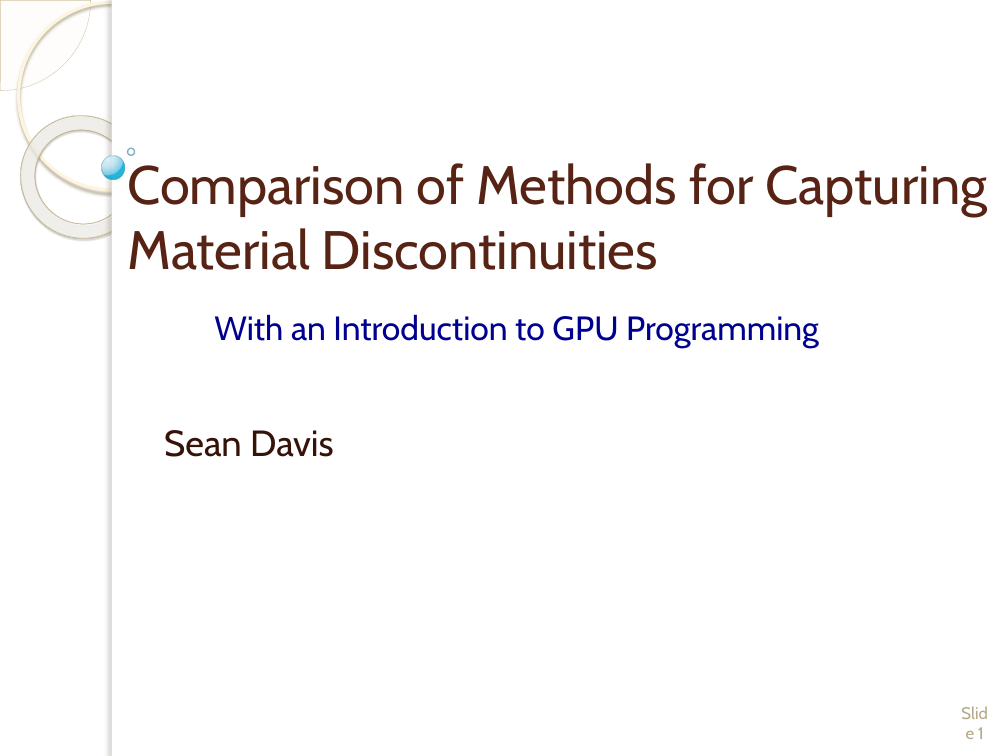
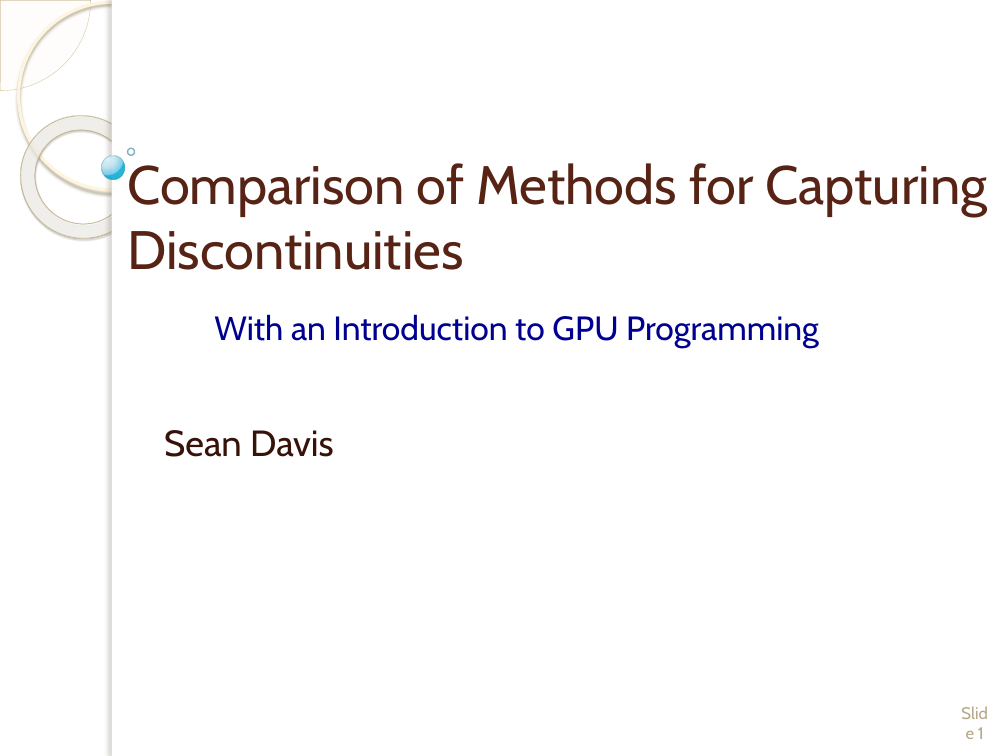
Before and after one commit to wmatern/summer_LANL, a slide deck: slide 1 of Short_Pres/Final_ShortPres_Davis.pptx. Drawn at 1008x756 pixels with LibreOffice and Linux fonts; fonts in the diff are those of the drawing; background and template pictures are left out. Boxes give left, top, right and bottom in pixels: in the first picture for what was removed or moved away, otherwise in the second. Text is boxed around its words. In the diff, an @@ line names an element or a change of style, - is before the commit and + after.

```diff
--- a/Short_Pres/Final_ShortPres_Davis.pptx
+++ b/Short_Pres/Final_ShortPres_Davis.pptx
@@ title at <box>128,163,988,270</box>: text changed @@
-Comparison of Methods for Capturing Material Discontinuities
+Comparison of Methods for Capturing Discontinuities
```
Also in this commit, not shown: 5 other files.
